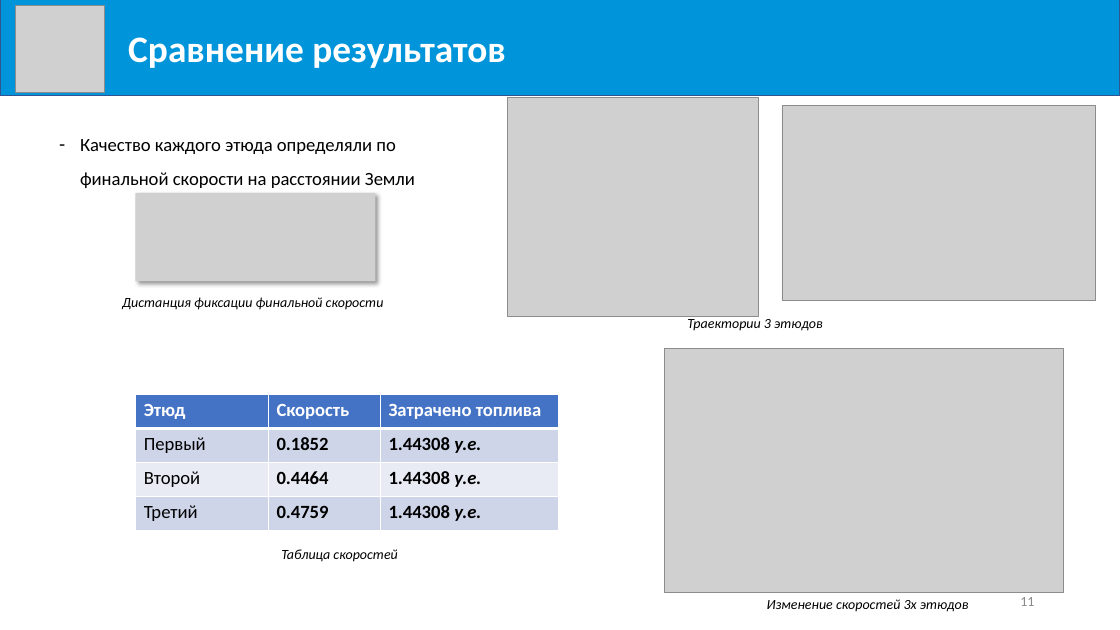
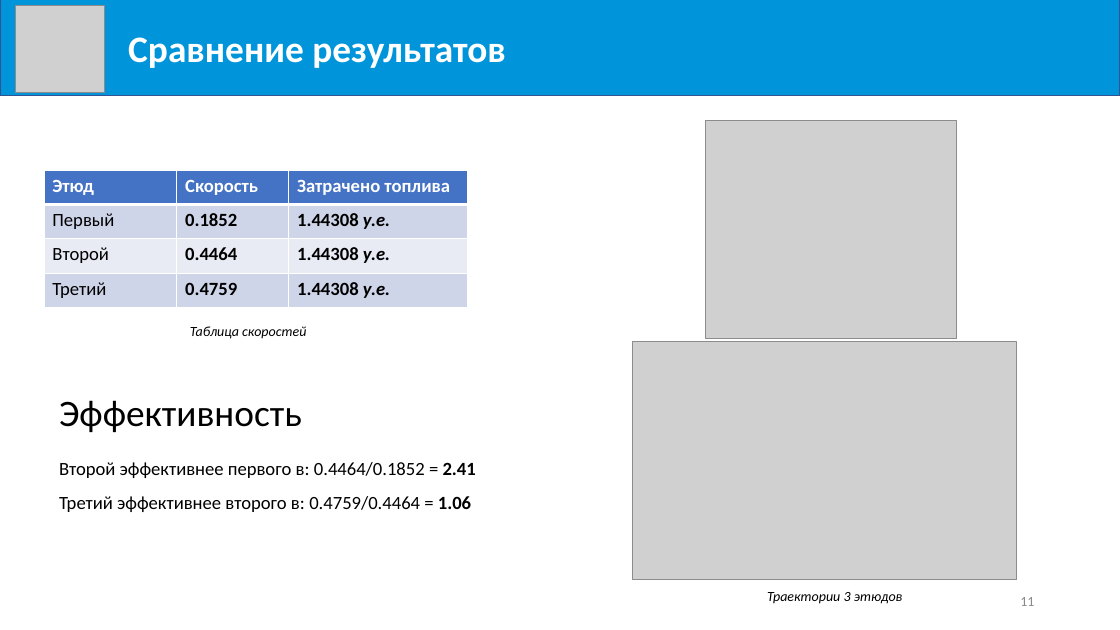
Before and after one commit to Milirik/diploma, a slide deck: slide 11 of Mikheev-K_V.pptx. Drawn at 1120x630 pixels with LibreOffice and Linux fonts; fonts in the diff are those of the drawing; grey boxes stand for pictures. Boxes give left, top, right and bottom in pixels: in the first picture for what was removed or moved away, otherwise in the second. Text is boxed around its words. In the diff, an @@ line names an element or a change of style, - is before the commit and + after.

```diff
--- a/Mikheev-K_V.pptx
+++ b/Mikheev-K_V.pptx
@@ text removed at box(80, 139, 415, 188) @@
-– Качество каждого этюда определяли по финальной скорости на расстоянии Земли
@@ picture: place and size @@
-picture at box(507, 97, 759, 316)
+picture at box(706, 120, 957, 339)
@@ table: place and size @@
-table at box(135, 394, 559, 530)
+table at box(44, 171, 467, 307)
@@ picture removed at box(135, 193, 376, 281) @@
@@ text removed at box(122, 297, 384, 310) @@
-Дистанция фиксации финальной скорости
@@ text "Таблица скоростей": place and size @@
-text "Таблица скоростей" at box(281, 549, 397, 562)
+text "Таблица скоростей" at box(190, 326, 306, 339)
@@ picture: place and size @@
-picture at box(782, 106, 1096, 301)
+picture at box(633, 342, 1017, 581)
@@ picture removed at box(665, 348, 1064, 592) @@
@@ text added at box(59, 400, 476, 512), 16 pt, text #000000 @@
+Эффективность
+Второй эффективнее первого в: 0.4464/0.1852 = 2.41
+Третий эффективнее второго в: 0.4759/0.4464 = 1.06
@@ text "Траектории 3 этюдов": place and size @@
-text "Траектории 3 этюдов" at box(687, 316, 823, 331)
+text "Траектории 3 этюдов" at box(767, 592, 903, 604)
@@ text removed at box(767, 599, 969, 612) @@
-Изменение скоростей 3х этюдов
```
Also in this commit, not shown: 6 other slides changed, 1 slide added, 4 other files.
